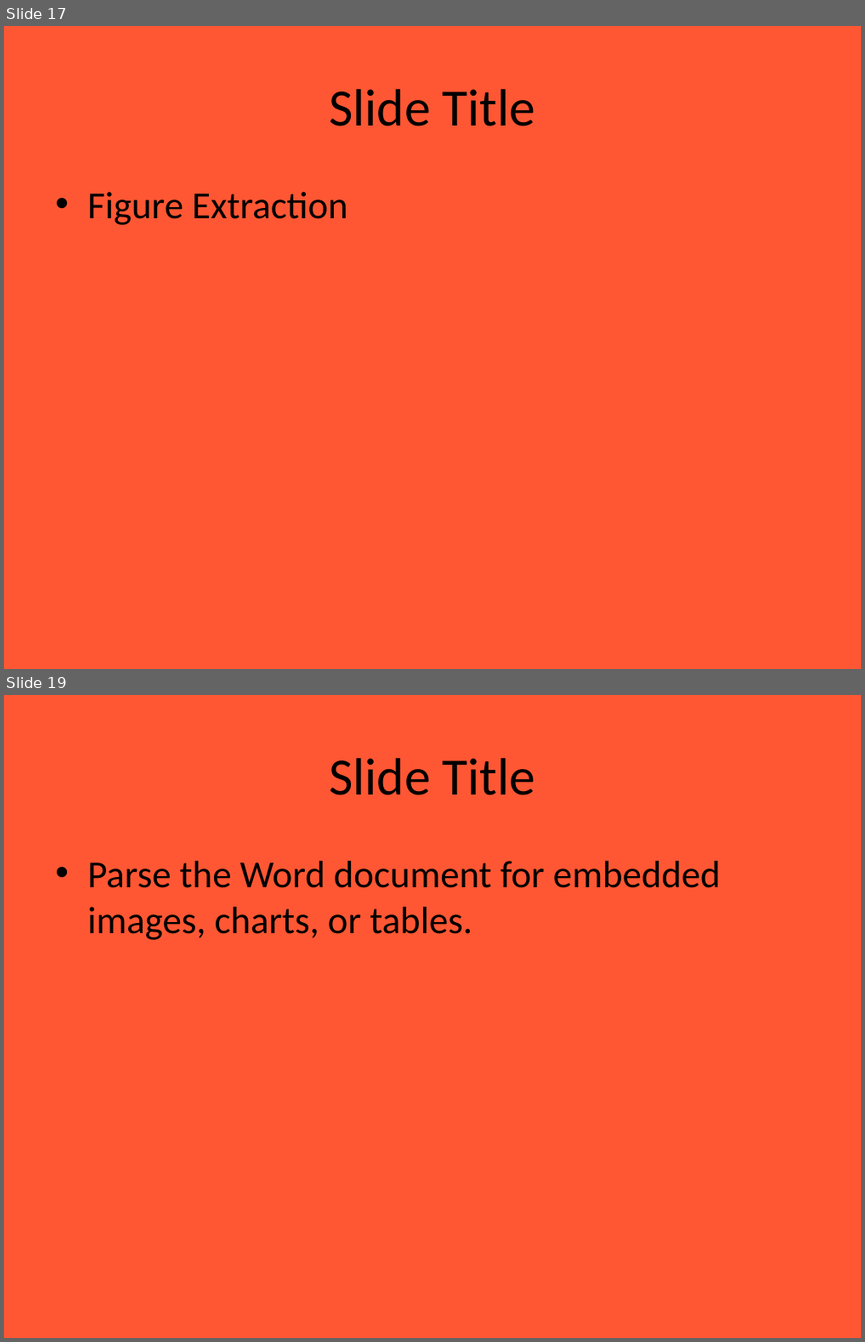
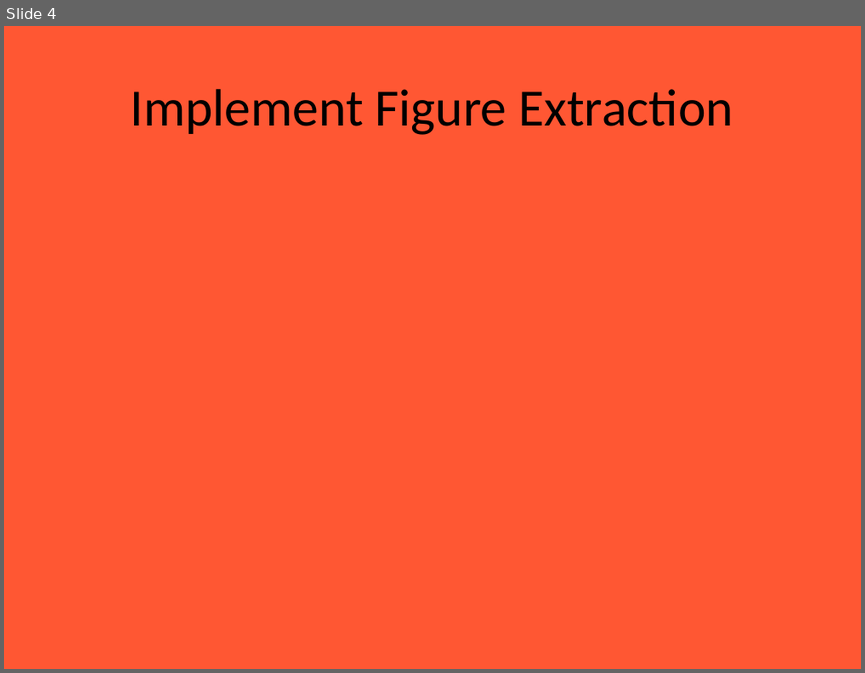
Before and after one commit to Chanyen20/slideCraft, a slide deck: server/uploads/SmartSlideGen.pptx. Shown one above the other, each under a label of ours: slides 17 and 19 before the commit, slide 4 after it; the slides between them are not shown. The pictures are 865x1342 and 865x673 pixels, drawn with LibreOffice and Linux fonts; fonts in the diff are those of the drawing. Boxes give left, top, right and bottom in pixels: in the first picture for what was removed or moved away, otherwise in the second. Text is boxed around its words. In the diff, an @@ line names an element or a change of style, - is before the commit and + after.

```diff
--- a/server/uploads/SmartSlideGen.pptx
+++ b/server/uploads/SmartSlideGen.pptx
@@ slide 19 removed at box(4, 695, 861, 1338), background #FF5733 @@
@@ title removed at box(329, 758, 535, 795) @@
-Slide Title
@@ text removed at box(87, 861, 721, 940) @@
-• Parse the Word document for embedded images, charts, or tables.
@@ what was slide 17 is now slide 4 @@
@@ slide 4 changed as well @@
@@ title at box(131, 89, 732, 135): text changed @@
-Slide Title
+Implement Figure Extraction
@@ text removed at box(87, 192, 348, 225) @@
-• Figure Extraction
```
Also in this commit, not shown: 1 other slide changed, 4 slides added, 39 other slides removed, 2 other files.
